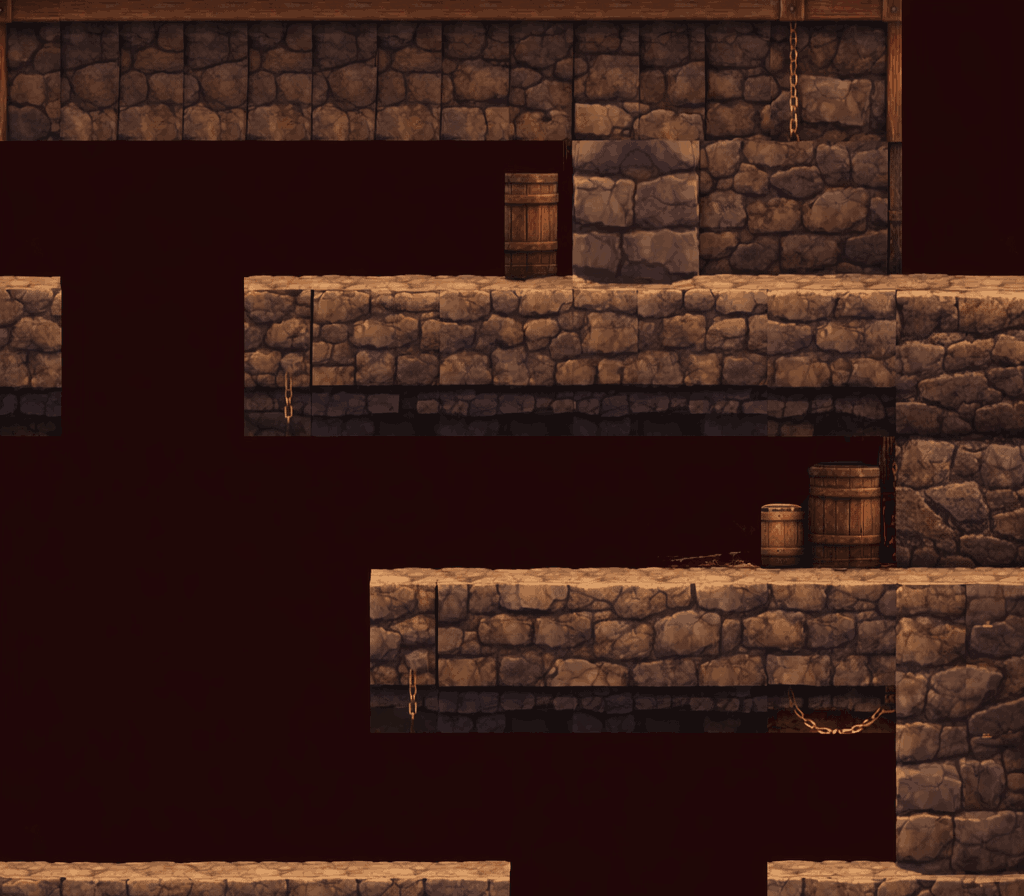
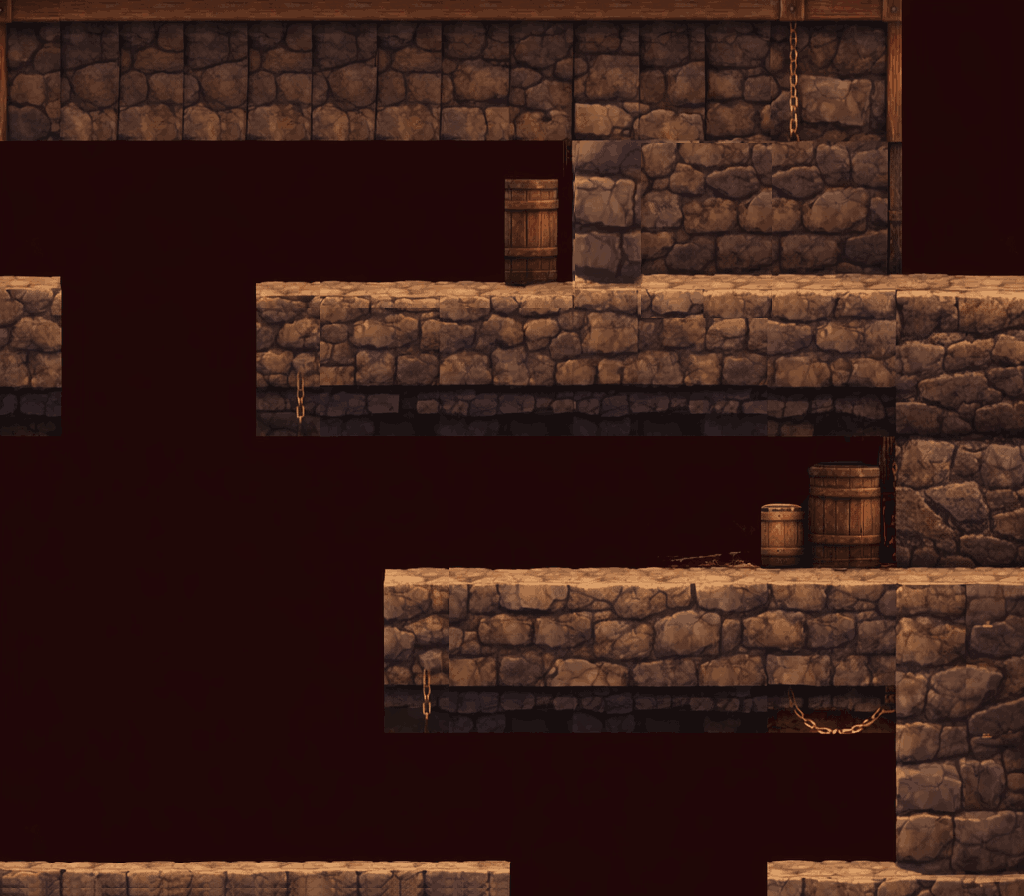
Layer changes from the first 1024 x 896 image to the second:
painted on "level10-room18.png" over [0, 143, 772, 888]
